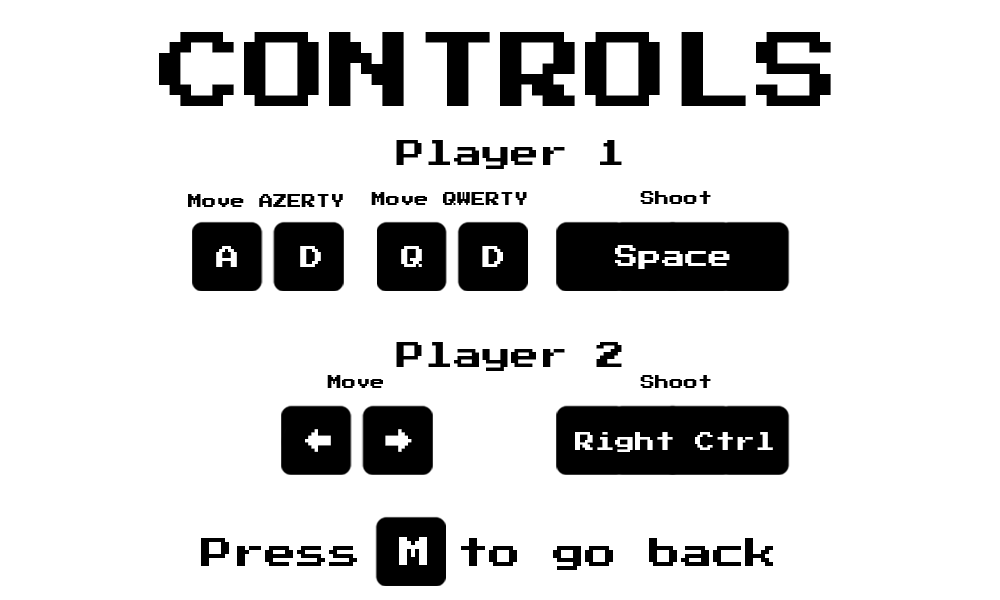
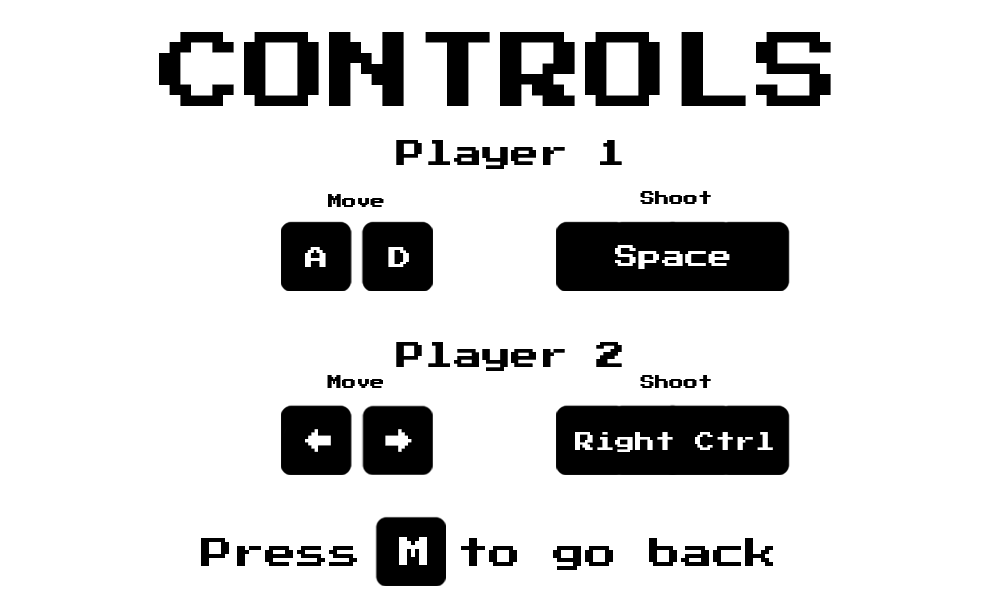
Layered file, before and after one edit (1000px x 600px). Changes by layer:
added layer "Player 2 copie" above "Player 1 copie" over [396, 342, 622, 371]
added layer "Player 1 copie" above "Player 2" over [396, 140, 622, 169]
added group "Player2" with 9 layers above "Groupe 1 copie" over [281, 375, 790, 475]
added layer "Calque 6" (1st of 2, in "Player2") in group "Player2" over [281, 410, 352, 468]
added layer "783-200 copie 4" (1st of 5, in "Player2") in group "Player2" over [281, 405, 352, 475]
added layer "783-200 copie 7" (1st of 5, in "Player2") in group "Player2" over [556, 404, 790, 475]
added layer "Shoot" (1st of 5, in "Player2") in group "Player2" over [640, 375, 711, 388]
hid "Calque 6" (2nd of 2, in "Groupe 1 copie") over [281, 410, 352, 468]
added group "Player1 copie" with 10 layers above "Player1" over [281, 191, 790, 291]
added layer "Calque 3 copie" (1st of 3, in "Player1 copie") in group "Player1 copie" over [300, 238, 515, 277]
added layer "Calque 2" (3rd of 5, in "Player1 copie") in group "Player1 copie" over [300, 221, 433, 291]
added layer "783-200 copie 4" (3rd of 5, in "Player1 copie") in group "Player1 copie" over [281, 221, 352, 291]
added layer "783-200 copie 7" (3rd of 5, in "Player1 copie") in group "Player1 copie" over [556, 221, 790, 291]
added layer "Shoot" (3rd of 5, in "Player1 copie") in group "Player1 copie" over [640, 191, 711, 204]
added group "Player1" with 10 layers above "Groupe 1" over [281, 191, 790, 291]
added layer "Calque 3 copie" (2nd of 3, in "Player1") in group "Player1" over [300, 238, 515, 277]
added layer "Calque 2" (4th of 5, in "Player1") in group "Player1" over [300, 221, 433, 291]
added layer "783-200 copie 4" (4th of 5, in "Player1") in group "Player1" over [281, 221, 352, 291]
added layer "783-200 copie 7" (4th of 5, in "Player1") in group "Player1" over [556, 221, 790, 291]
hid group "Groupe 1" (18 layers) over [188, 191, 790, 291]
…and 8 more changes (8 added)
